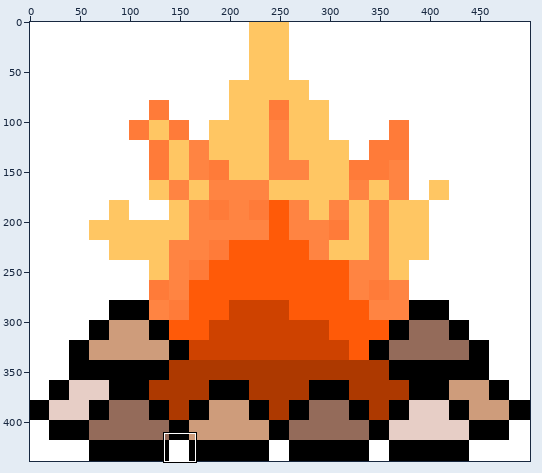
A sprite sheet gets an edit: media/fireplace-1.png. Above, an overview of the earlier version with the close-up marked.
Close-up. Before the edit:
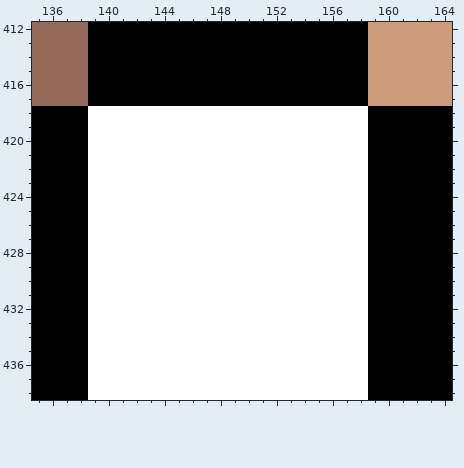
The file is 500x439 pixels. Shown: x 135..164, y 412..438. The commit also changed other parts of the picture, which this record leaves out.
New version:
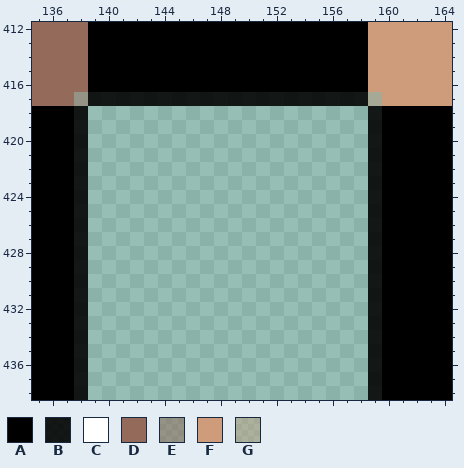
Palette (. is transparent): A #000000  B #000000df  C #ffffff  D #946b5a  E #946b5a85  F #ce9c7b  G #ce9c7b64
The exact change:
y 417: x 138..159 DAAAAAAAAAAAAAAAAAAAAF -> EBBBBBBBBBBBBBBBBBBBBG
y 418..438: x 138..159 ACCCCCCCCCCCCCCCCCCCCA -> B....................B
